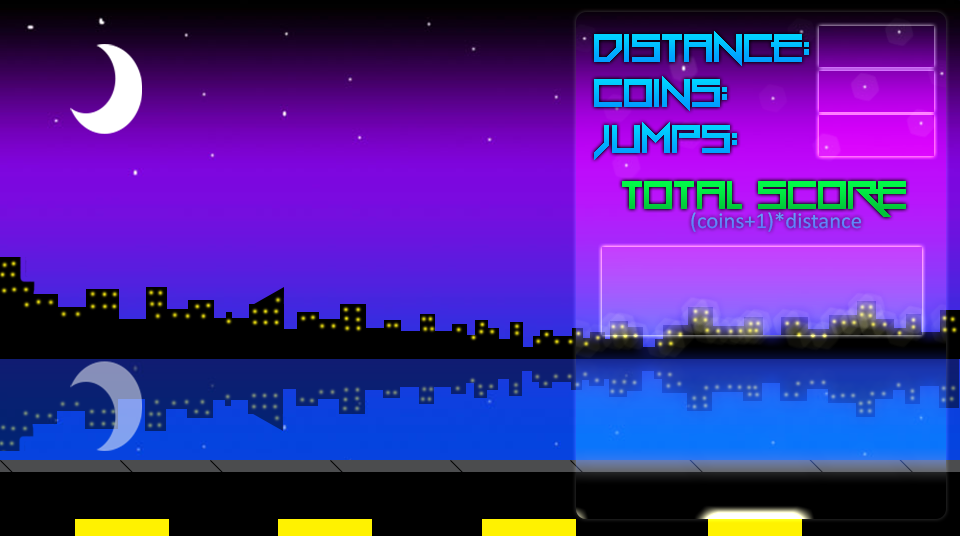
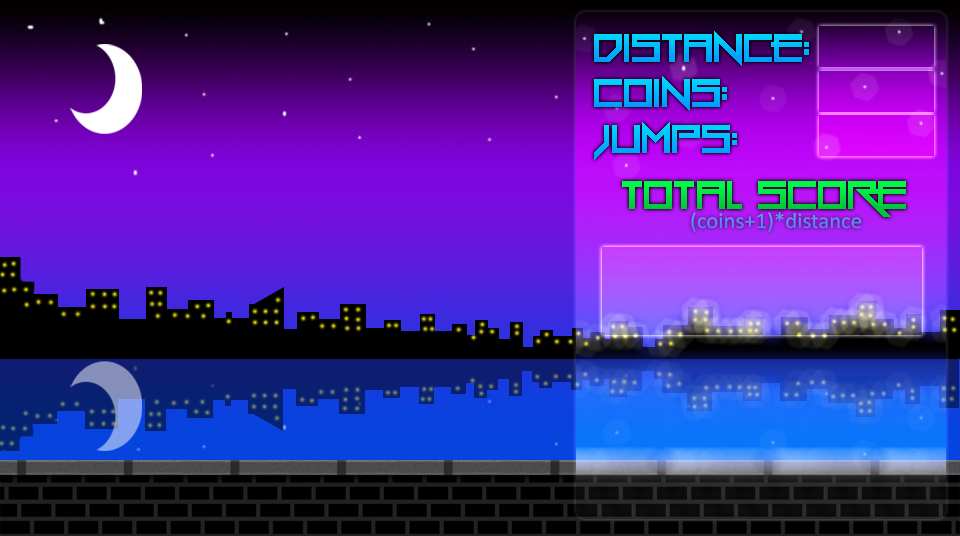
The second 960 × 536 image is a revision of the first. Changes to its layers:
removed layer "Group 1 copy 2" (was screen) over 602, 26, 934, 335
removed layer "Group 1 copy" (was screen) over 576, 18, 946, 519
added layer "Group 1 copy 4" (screen) above "Group 1 copy 3" over 602, 26, 934, 335
added layer "Group 1 copy 3" (screen) above "Group 1" over 576, 18, 946, 519
painted on "gamescreen_ground" over 0, 460, 960, 536
